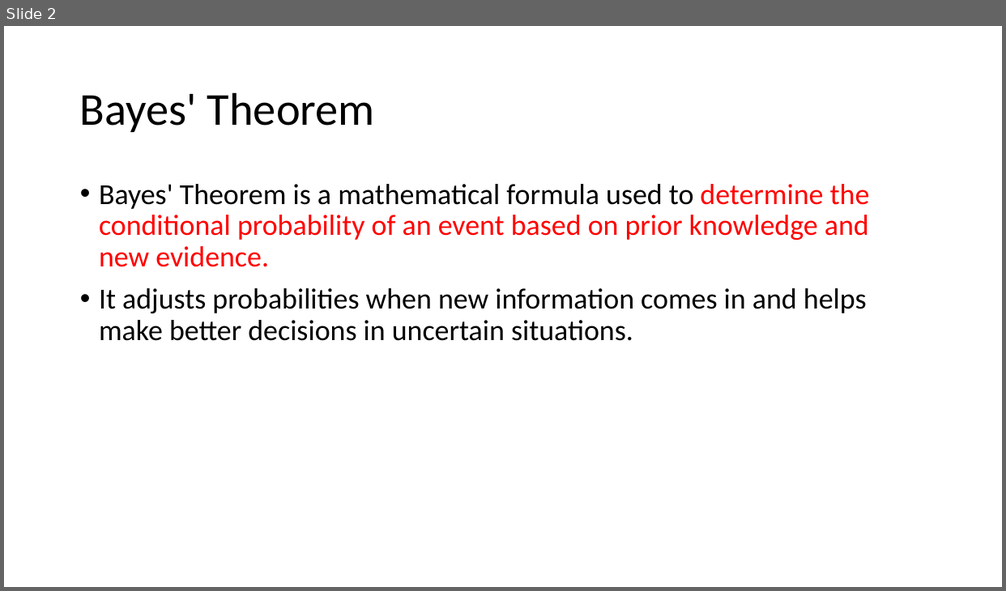
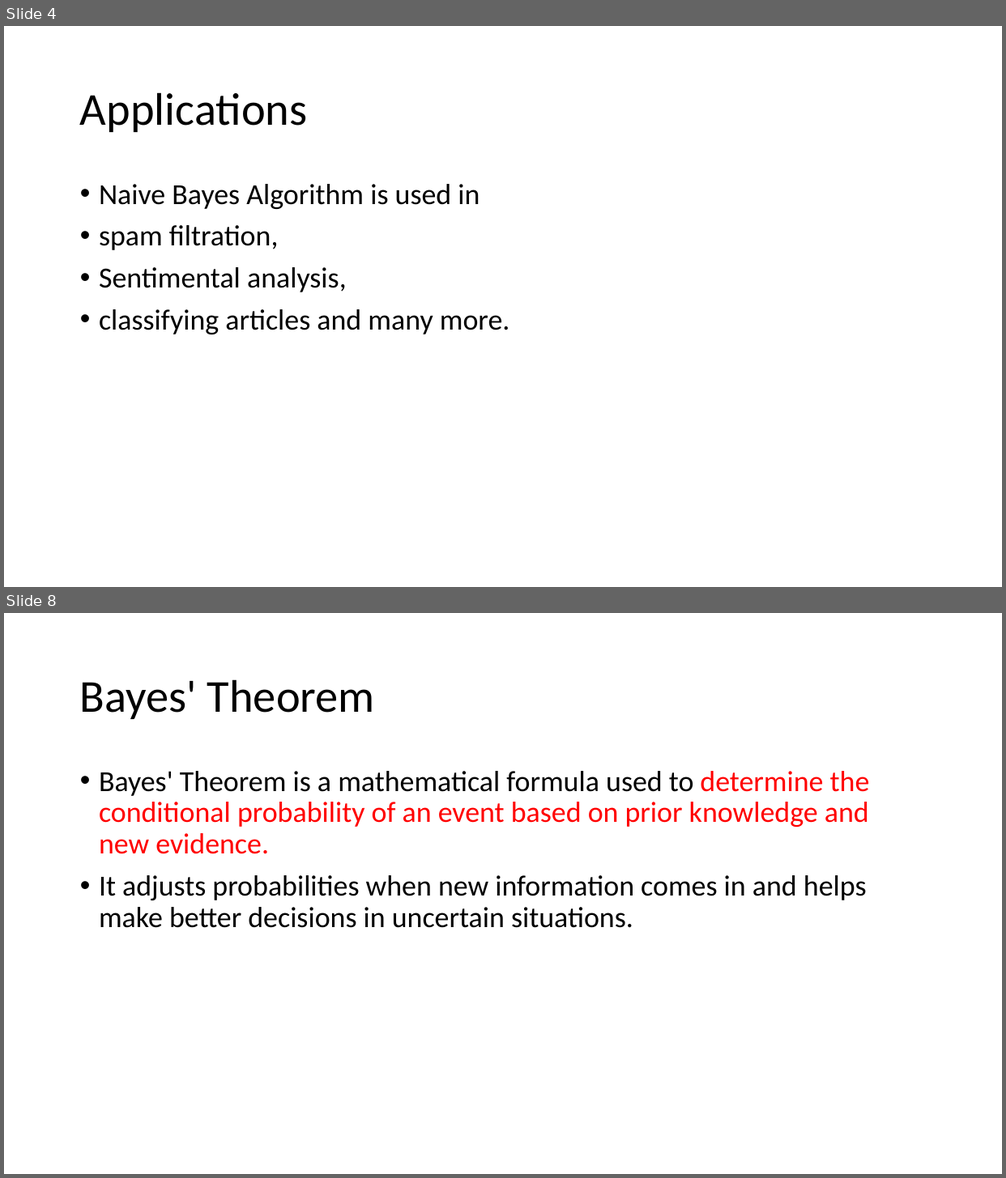
Before and after one commit to devipriyak/24Batch-DMDW, a slide deck: nb.pptx. Shown one above the other, each under a label of ours: slide 2 before the commit, slides 4 and 8 after it; the slides between them are not shown. The pictures are 1006x591 and 1006x1178 pixels, drawn with LibreOffice and Linux fonts; fonts in the diff are those of the drawing. Boxes give left, top, right and bottom in pixels: in the first picture for what was removed or moved away, otherwise in the second. Text is boxed around its words. In the diff, an @@ line names an element or a change of style, - is before the commit and + after.

```diff
--- a/nb.pptx
+++ b/nb.pptx
@@ slide 4 added at <box>4,26,1002,587</box>, background #FFFFFF @@
@@ title added at <box>80,92,308,132</box>, 44 pt, text #000000 @@
+Applications
@@ text added at <box>99,184,510,335</box>, 28 pt, text #000000 @@
+• Naive Bayes Algorithm is used in
+• spam filtration,
+• Sentimental analysis,
+• classifying articles and many more.
@@ what was slide 2 is now slide 8 @@
```
Also in this commit, not shown: 1 slide changed, 5 other slides added.
